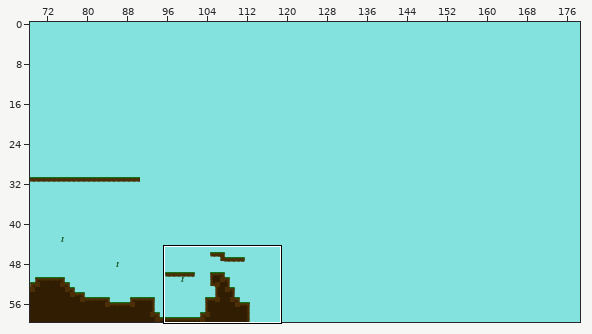
A Tiled map gets an edit: map.tmx. The picture above shows the old version from afar; the outline marks the close-up.
Close-up. Old version:
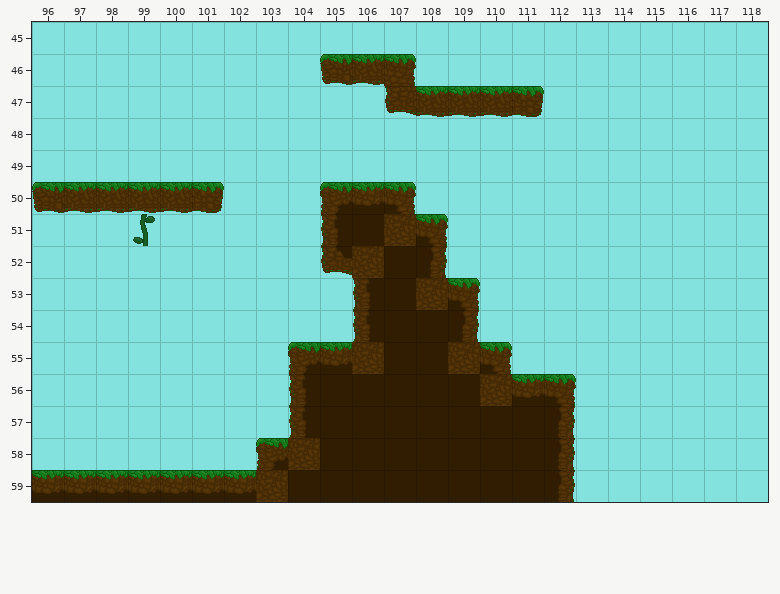
Cells are 32x32 px. Shown: x 96..118, y 45..59. The commit also changed other parts of the map, which this record leaves out. Tiles whose own drawing changed are shown in their newer look in all pictures.
After:
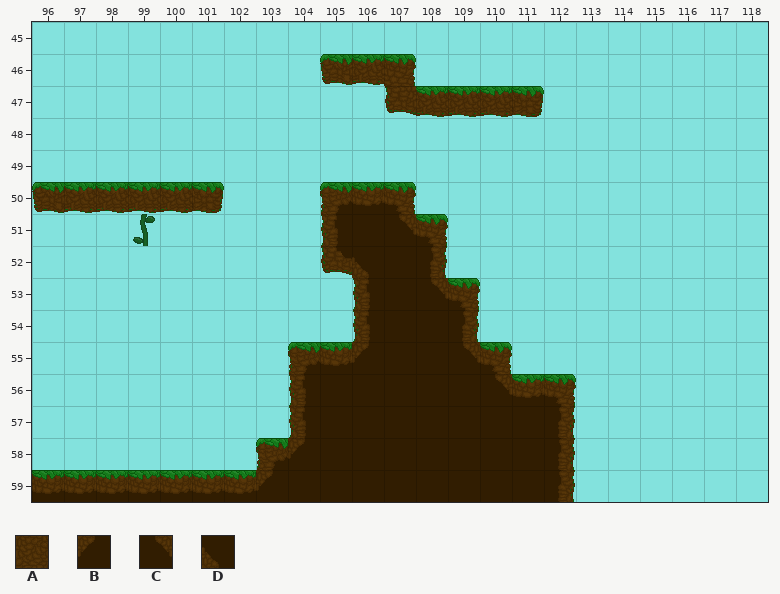
Key: from "tuilesJeu": A 232, B 234, C 234 flipped left-right, D 234 flipped up-down.
_ is an empty cell.
Changes in this commit:
Layer "build":
Tile A gives way to tile B in row 55 at x 106; in row 58 at x 104; in row 59 at x 103.
Tile A gives way to tile C in row 51 at x 107; in row 53 at x 108; in row 55 at x 109; in row 56 at x 110.
Tile A gives way to tile D in row 52 at x 106.
Boxes around the changes in both close-ups, in picture pixels (x1, y1, x2, y2):
changed: (352, 214, 416, 278)
changed: (416, 278, 448, 310)
changed: (352, 342, 384, 374)
changed: (448, 342, 512, 406)
changed: (256, 438, 320, 502)
